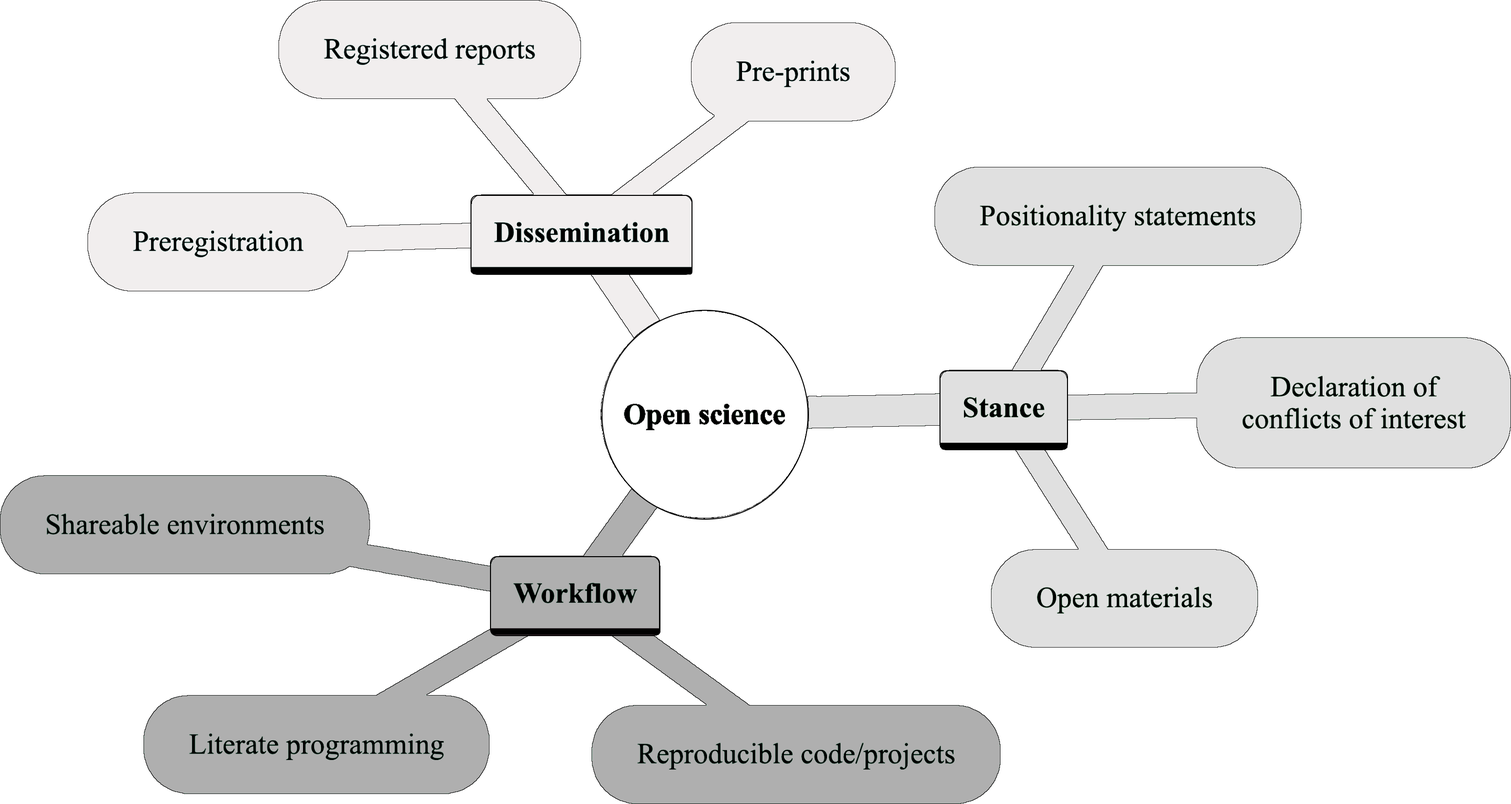
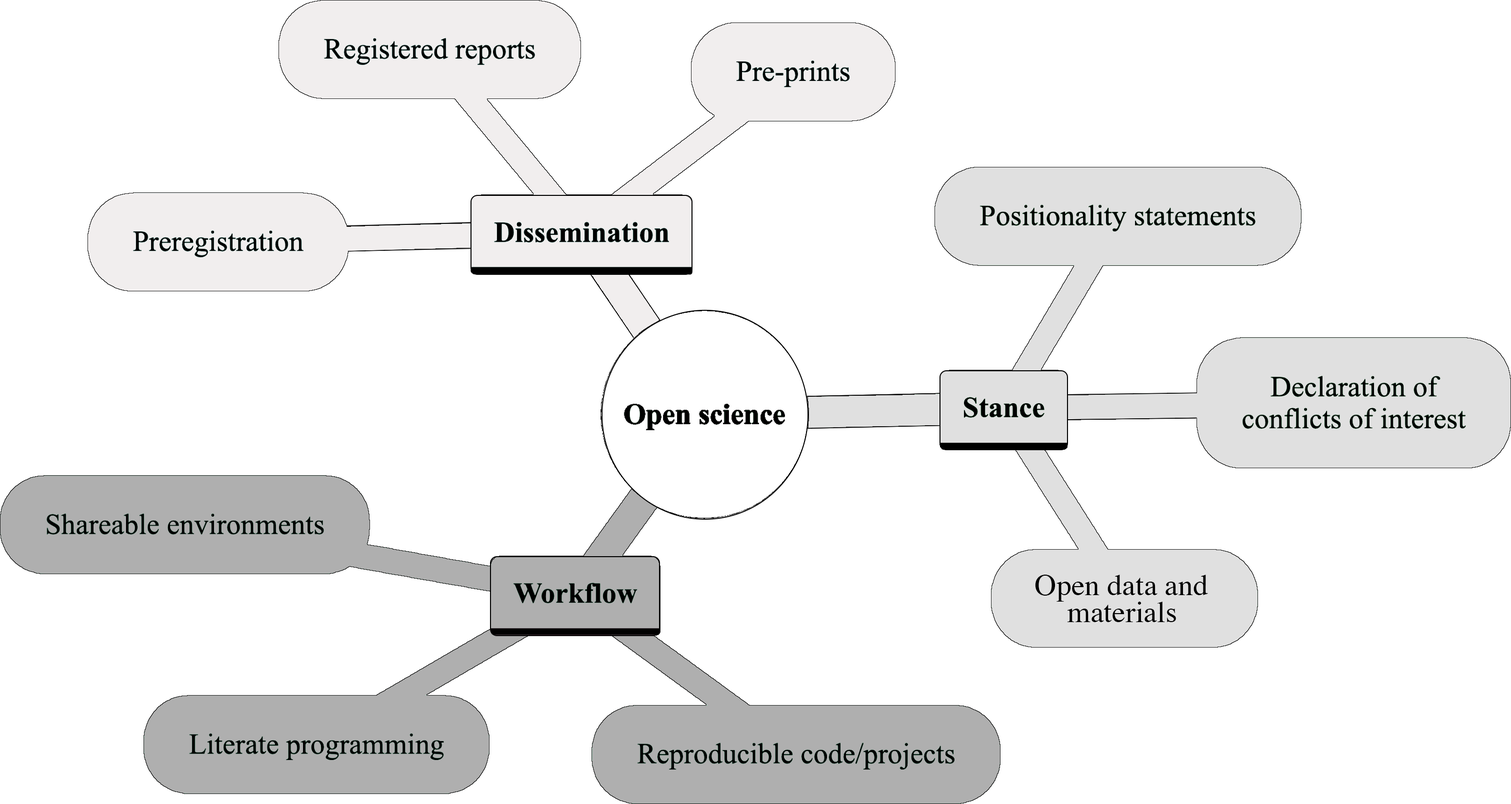
Comparing the layer stacks of the two 1511px x 804px images. Changes:
painted on "Ellipse 1" over [603, 345, 628, 436]
added layer "Open data and materials" above "Layer 2" over [1034, 574, 1208, 623]
added layer "Layer 2" above "Layer 1" over [1034, 574, 1212, 623]
painted on "Layer 1" over [346, 195, 1197, 429]
